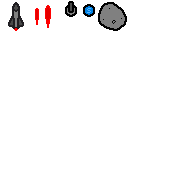
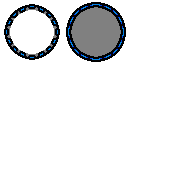
Layered file, before and after one edit (192 x 192). Changes by layer:
added layer "saucer" above "Small Objects" over [4, 2, 126, 62]
hid "Small Objects" over [8, 1, 127, 31]
